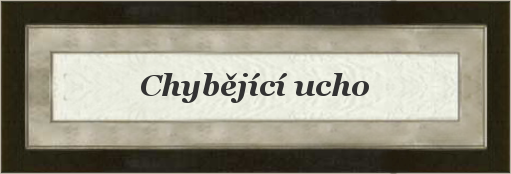
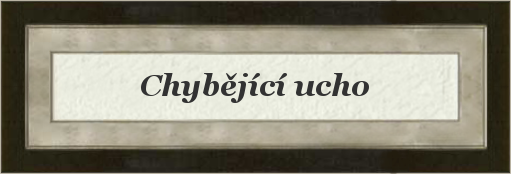
Layer changes from the first w=511, h=174 image to the second:
painted on "Card" over (30, 33, 488, 141)
